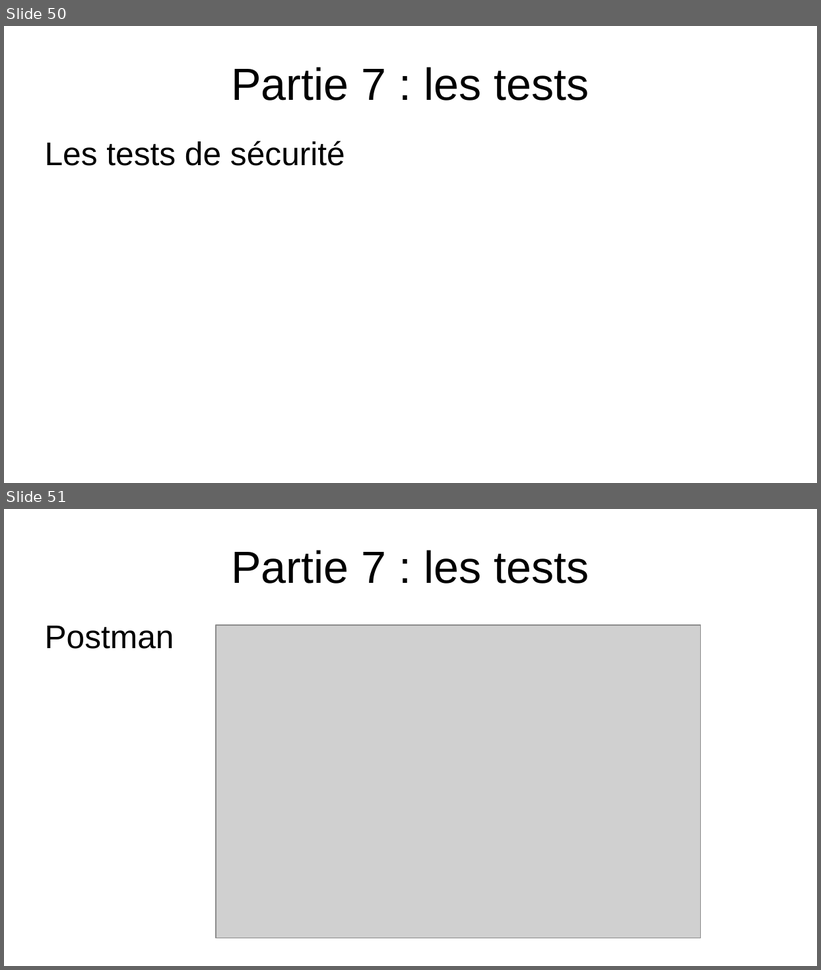
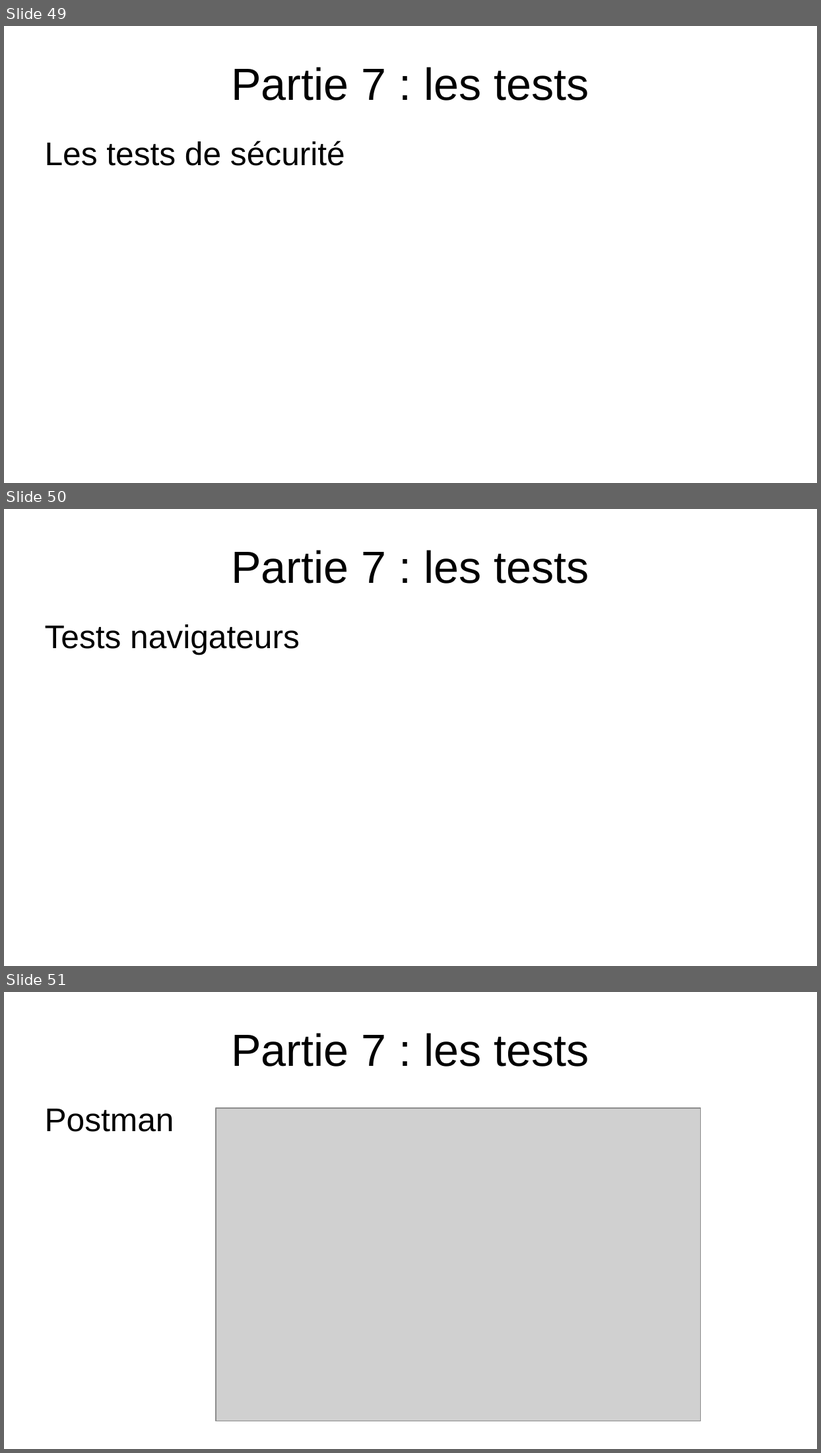
Before and after one commit to EmmaBroudic/Projet-Nooky, a slide deck: doc/Nooky.odp. Shown one above the other, each under a label of ours: slides 50 and 51 before the commit, slides 49, 50 and 51 after it. The pictures are 821x970 and 821x1453 pixels, drawn with LibreOffice and Linux fonts; fonts in the diff are those of the drawing; grey boxes stand for pictures. Boxes give left, top, right and bottom in pixels: in the first picture for what was removed or moved away, otherwise in the second. Text is boxed around its words. In the diff, an @@ line names an element or a change of style, - is before the commit and + after.

```diff
--- a/doc/Nooky.odp
+++ b/doc/Nooky.odp
@@ slide 50 added at (4, 509, 817, 966), background #FFFFFF @@
@@ title added at (231, 550, 589, 584), 44 pt, text #000000 @@
+Partie 7 : les tests
@@ text added at (45, 625, 300, 655), 32 pt, text #000000 @@
+Tests navigateurs
@@ what was slide 50 is now slide 49 @@
```
Also in this commit, not shown: 10 slides changed, 2 other slides added, 3 slides removed, 6 other files.
